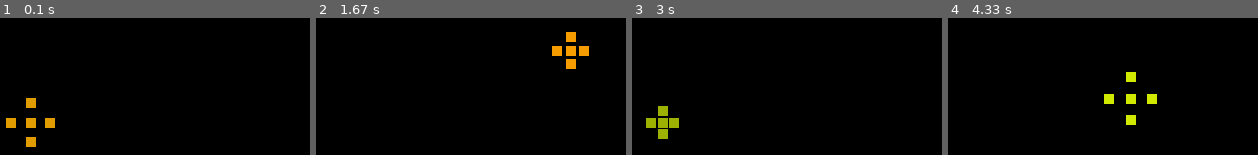
Above: before the commit, frames 1-4 (left to right).
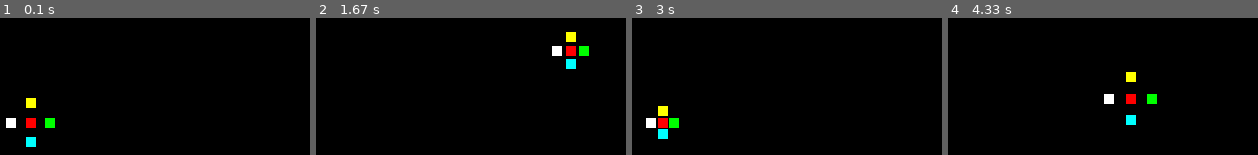
Above: after the commit, the same moments.

Repository: formazione/pygamezero
Game: pygame game, started from 02 spaceship class/main.py
The game is run twice, just before and just after one commit, with the same random seed, the same clock (stepped at 60 frames per second) and the same inputs.
Inputs:
- Up to frame 1 (0.1 s): no input
- Up to frame 2 (1.67 s): hold Right 0.33-0.8 s; hold Up 0.83-1.13 s; hold Right 1.17-1.63 s
- Up to frame 3 (3 s): hold Left 1.67-2.2 s; hold Down 2.23-2.53 s; hold Left 2.57-2.97 s
- Up to frame 4 (4.33 s): hold Up 3-3.37 s; hold Right 3.4-4.03 s; hold Down from 4.07 s (still down)

The runs differ from the first frame. In frame 1, 1.2% of the frame differs, in the area x 1-18%, y 58-95%; in frame 2, 1.2%; in frame 3, 1.2%; in frame 4, 1.2%.

Commit message:
new commit

Diff:
--- a/02 spaceship class/main.py
+++ b/02 spaceship class/main.py
@@ -19,7 +19,6 @@
                     pygame.quit()
                     sys.exit()
 
-
     def update_display(self):
         pygame.display.flip()
         clock.tick(frame)
@@ -35,7 +34,7 @@
 pygame.init()
 clock = pygame.time.Clock()
 frame = 60
-spaceship_init()
+ship_init()
 
 if __name__ == "__main__":
     window = Game()
--- a/02 spaceship class/ship.py
+++ b/02 spaceship class/ship.py
@@ -36,44 +36,34 @@
         self.surface.fill((
             self.colorvar,
             self.colorvar2,
-            0))
+            self.colorvar3))
 
     def pulsar(self,timer):
         ''' making fancy movements and colors '''
         variation = math.cos(timer/8)
         self.colorvar = 255-abs(int(math.sin(timer/16)*100))
         self.colorvar2 = 255-abs(int(math.cos(timer/32)*100))
+        self.colorvar3 = 255-abs(int(math.sin(timer/32)*100))
         # print(int(math.cos(timer/2)*100))
         match self.pos:
             case "right":
                 self.rectx += variation
-                self.colorvariation()
             case "left":
                 self.rectx -= variation
-                self.colorvariation()
             case "top":
                 self.recty -= variation
-                self.colorvariation()
             case "bottom":
                 self.recty += variation
-                self.colorvariation()
             case "center":
-                self.colorvariation()
+                pass
+        # self.colorvariation()
         screen.blit(self.surface, (self.rectx, self.recty))
 
 
 
-def spaceship_init():
+def ship_init():
     Ship(100,100,(255,0,0), "center")
     Ship(100,86,(255,255,0), "top")
     Ship(86,100,(255,255,255), "left")
     Ship(114,100,(0,255,0), "right")
     Ship(100,114,(0,255,255), "bottom")
-
-
-if __name__ == "__main__":
-    speak("run loop","en")
-    from tkinter import messagebox
-    messagebox.showinfo("Not main file","Run loop7.py")
-    os.system("py loop7.py")
-    os.system("kill")
--- a/code2/fps.py
+++ /dev/null
@@ -1,50 +0,0 @@
-import pygame
-try:
-    from code.init6 import *
-except:
-    from init6 import *
-''' Example to show fps with pygame 28.12.2021 - python 3.10 '''
-
-
-def scale(x):
-	scaled = pygame.transform.scale(x, (50,50))
-	return scaled
-
-
-def render_fps(background=""):
-	''' shows the frame rate on the screen '''
-
-	fps_text = font.render(str(int(clock.get_fps())),1,(255,255,255)) # get the clocl'fps
-	if background != "":
-		bck.fill((255,0,0))
-		bck.blit(fps_text,(0,0))
-		screen.blit(bck, (0,0))
-	else:
-		screen.blit(fps_text ,(0,0))
-
-
-def mainloop():
-	''' Infinite event loop where thing happens every frame '''
-
-	while True:
-		# screen.fill(0)
-		render_fps(1)# call the function to blit fps
-		for event in pygame.event.get(): # close window
-			if event.type == pygame.QUIT:
-				pygame.quit()
-		pygame.display.update() # update the display
-		clock.tick(60) # max frame rate to save memory
-
-
-# FONT INIT
-size = 20
-font = pygame.font.SysFont("Arial", size) # a font for the fps
-bck = pygame.Surface((size,size))
-bck.fill((255,0,0))
-
-if __name__ == "__main__":
-	# INIT
-	pygame.init()
-	screen = pygame.display.set_mode((600, 400)) # the screen surface
-	clock = pygame.time.Clock()
-	mainloop()
--- a/code2/init6.py
+++ /dev/null
@@ -1,8 +0,0 @@
-import pygame
-
-
-pygame.init()
-screen = pygame.display.set_mode((600, 400))
-clock = pygame.time.Clock()
-timer = 0
-group = pygame.sprite.Group()
--- a/code2/loop7.py
+++ /dev/null
@@ -1,65 +0,0 @@
-import pygame
-import sys
-import math
-
-'''
-main.py
-    loop6.py
-    shape6.py
-    init6.py
-
-'''
-
-if __name__ == "__main__":
-    from init6 import *
-    from shape6 import *
-    from fps import *
-    from tts import *
-else:
-    from code2.init6 import *
-    from code2.shape6 import *
-    from code2.fps import *
-    from code2.tts import *
-
-# Initialize Pygame
-
-
-def quit():
-    ''' way to QUIT the window '''
-    for event in pygame.event.get():
-        if event.type == pygame.QUIT:
-            speak("Thank you for playing","en")
-            pygame.quit()
-            sys.exit()
-        # If the user presses the left arrow key, move the rectangle to the left
-        if event.type == pygame.KEYDOWN:
-            if event.key == pygame.K_ESCAPE:
-                pygame.quit()
-                sys.exit()
-
-
-def update_display():
-    pygame.display.flip()
-    clock.tick(60)
-    screen.fill((0,0,0))
-    render_fps(1)
-
-
-font = pygame.font.SysFont("Arial", 20)
-
-def run():
-    ''' create ship and start the loop '''
-    global timer
-
-    spaceship_init()
-    speak("Chapter I","en")
-
-    while True:
-        quit()
-        group.update(timer) # updates spaceship
-        update_display()
-        timer += 1
-
-
-if __name__ == "__main__":
-    run()
--- a/code2/shape6.py
+++ /dev/null
@@ -1,88 +0,0 @@
-import pygame, math, os, time
-try:
-    from code.init6 import *
-except:
-    from init6 import *
-    from tts import *
-class Shape(pygame.sprite.Sprite):
-    def __init__(self, x, y, color, pos=""):
-        super().__init__()
-        self.rectx, self.recty = x, y
-        self.w = 10
-        self.h = 10
-        self.surface = pygame.Surface((self.w,self.h))
-        self.surface.fill(color) # color red for it
-        self.speed = 4
-        self.pos = pos
-        self.drct = ""
-        group.add(self) # adding each square to this pygame.sprite.Group to update easily
-
-
-    def diagonal_movements(self):
-        keys = pygame.key.get_pressed() #check the key pressed
-        if keys[pygame.K_LEFT]:
-            self.rectx -= self.speed
-        if keys[pygame.K_RIGHT]:
-            self.rectx += self.speed
-        if keys[pygame.K_UP]:
-            self.recty -= self.speed
-        if keys[pygame.K_DOWN]:
-            self.recty += self.speed
-        if self.drct != "":
-            self.drct == ""
-
-
-    def update(self, timer):
-        ''' 3 type of movements '''
-        self.diagonal_movements()
-        # self.ortogonal_movements()
-        # self.bad_movements(go)
-        self.pulsar(timer) # changing pos and color each frame
-
-
-    def colorvariation(self): # <- pulsar
-        ''' fills the surfaces with variable colors '''
-        self.surface.fill((
-            self.colorvar,
-            self.colorvar2,
-            0))
-
-    def pulsar(self,timer):
-        ''' making fancy movements and colors '''
-        variation = math.cos(timer/8)
-        self.colorvar = 255-abs(int(math.sin(timer/16)*100))
-        self.colorvar2 = 255-abs(int(math.cos(timer/32)*100))
-        # print(int(math.cos(timer/2)*100))
-        match self.pos:
-            case "right":
-                self.rectx += variation
-                self.colorvariation()
-            case "left":
-                self.rectx -= variation
-                self.colorvariation()
-            case "top":
-                self.recty -= variation
-                self.colorvariation()
-            case "bottom":
-                self.recty += variation
-                self.colorvariation()
-            case "center":
-                self.colorvariation()
-        screen.blit(self.surface, (self.rectx, self.recty))
-
-
-
-def spaceship_init():
-    Shape(100,100,(255,0,0), "center")
-    Shape(100,86,(255,255,0), "top")
-    Shape(86,100,(255,255,255), "left")
-    Shape(114,100,(0,255,0), "right")
-    Shape(100,114,(0,255,255), "bottom")
-
-
-if __name__ == "__main__":
-    speak("run loop","en")
-    from tkinter import messagebox
-    messagebox.showinfo("Not main file","Run loop7.py")
-    os.system("py loop7.py")
-    os.system("kill")
--- a/code2/tts.py
+++ /dev/null
@@ -1,29 +0,0 @@
-from gtts import gTTS
-from io import BytesIO
-import pygame
-import time
-import os
-import sys
-
-
-
-#      VERSION CLI
-
-def wait():
-    # print(pygame.mixer.get_busy())
-    while pygame.mixer.get_busy():
-        time.sleep(.1)
-
-def speak(text="", language='it'):
-    ''' speaks without saving the audio file '''
-    mp3_fo = BytesIO()
-    tts = gTTS(text, lang=language)
-    tts.write_to_fp(mp3_fo)
-    mp3_fo.seek(0)
-    sound = pygame.mixer.Sound(mp3_fo)
-    sound.play()
-    # wait()
-
-
-pygame.init()
-pygame.mixer.init()
--- a/main.py
+++ /dev/null
@@ -1,24 +0,0 @@
-import os
-import sys
-import traceback
-import time
-from code2.tts import speak
-
-def kill_processes():
-    os.system("kill")
-
-
-def game():
-    try:
-        print("Loading loop7.py - july 2023.")
-        print("To my mom and dad.")
-
-        from code2.loop7 import run
-        run()
-    except Exception:
-        print(traceback.format_exc())
-        print(sys.exc_info()[2])
-        kill_processes()
-
-
-game()
Not shown, changed: 02 spaceship class/readme.txt
Not shown, removed: README.md
Not shown, removed: code2/index_yt.html
